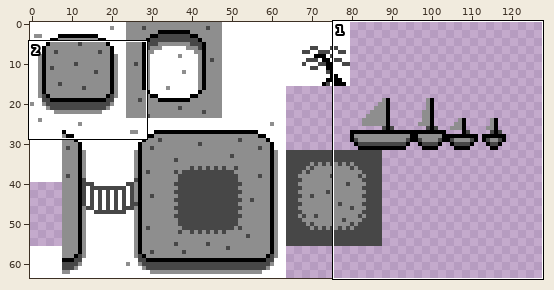
Edited in one commit: pixel-art file (Assets/island-tiles.ase). Above: a wide view before the commit, with the close-up outlined.
Close-up. Old version:
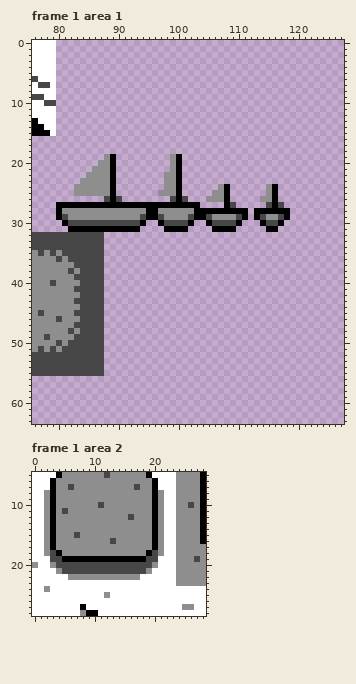
128x64 pixels, 2 frames. Colours within 5 levels of each other are drawn and written as one. Shown: frame 1 area 1: x 76..127, y 0..63; frame 1 area 2: x 0..28, y 5..28.
And afterwards:
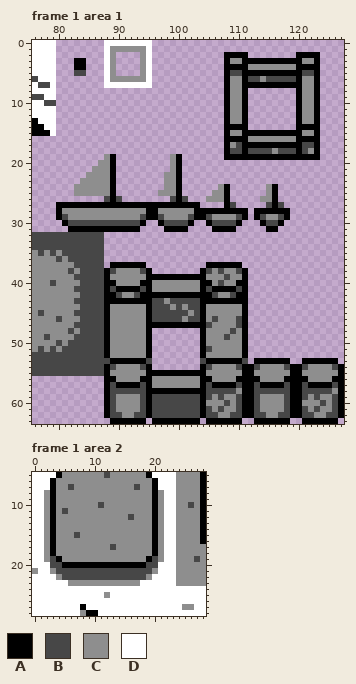
Palette (. is transparent): A #000000  B #474747  C #8e8e8e  D #ffffff
Changes in this commit:
Changed rows in their new state; - is an unchanged pixel.
Frame 1 area 1, layer "Layer 1":
first column x 83:
 0 -----DDDDDDDD----------------------------
 1 -----DCCCCCCD----------------------------
 2 -----DC----CD------------AAAA--------AAAA
 3 AA---DC----CD------------ACCAAAAAAAAAACCA
 4 AA---DC----CD------------AAAACCCCCCCCAAAA
 5 BB---DC----CD------------ABBAAAAAAAAAABBA
 6 -----DCCCCCCD------------ACCABBCBBBBBACCA
 7 -----DDDDDDDD------------ACCAAAAAAAAAACCA
 8 -------------------------ACCA--------ACCA
 9 -------------------------ACCA--------ACCA
10 -------------------------ACCA--------ACCA
11 -------------------------ACCA--------ACCA
12 -------------------------ACCA--------ACCA
13 -------------------------ACCA--------ACCA
14 -------------------------AAAA--------AAAA
15 -------------------------ACCAAAAAAAAAACCA
16 -------------------------AAAACCCCCCCCAAAA
17 -------------------------ACBAAAAAAAAAABBA
18 -------------------------ABBABBBBCBBBABCA
19 -------------------------AAAAAAAAAAAAAAAA
first column x 88:
37 -AAAAAA----------AAAAAA-----------------
38 ABCCCCBA--------ABCBCCBA----------------
39 ACCCCCCAAAAAAAAAACCCBCCA----------------
40 AACCCCAACCCCCCCCAACBCCAA----------------
41 ABAAAABACCCCCCCCABAAAABA----------------
42 AABCCBAAAAAAAAAAAABCCBAA----------------
43 AAAAAAAABBCBBBBBAAAAAAAA----------------
44 ACCCCCCABBBCBCBBACCCCCCA----------------
45 ACCCCCCABBBBBBCBACCCCCCA----------------
46 ACCCCCCABBBBBCBBACBCCCBA----------------
47 ACCCCCCAAAAAAAAAABCCCCBA----------------
48 ACCCCCCA--------ACCCCBCA----------------
49 ACCCCCCA--------ACCCBCCA----------------
50 ACCCCCCA--------ACCCCCCA----------------
51 ACCCCCCA--------ABCCCCCA----------------
52 ACCCCCCA--------ACCCCCCA----------------
53 BAAAAAAB--------BAAAAAAB-AAAAAA--AAAAAA-
54 ABCCCCBA--------ABCCCCBAABCCCCBAABCCCCBA
55 ACCCCCCAAAAAAAAAACCCCCCAACCCCCCAACCCCCCA
56 AACCCCAACCCCCCCCAACCCCAAAACCCCAAAACCCCAA
57 ABAAAABACCCCCCCCABAAAABAABAAAABAABAAAABA
58 ABBBBBBAAAAAAAAAABBBBBCAABBBBBBAABBBBBCA
59 ABCCCCBABBBBBBBBABCBCCBAABCCCCBAABCBCCBA
60 ABCCCCBABBBBBBBBACCCBCBAABCCCCBAACCCBCBA
61 ABCCCCBABBBBBBBBABCBCCBAABCCCCBAABCBCCBA
62 ABBCCBBABBBBBBBBABBCCBBAABBCCBBAABBCCBBA
63 -AAAAAA-AAAAAAAA-AAAAAA--AAAAAA--AAAAAA-
Frame 1 area 2, layer "Layer 1":
first column x 0:
16 -------------C--------
17 -------------B--------
18 ---AC--------------CA-
19 --C-ACCCCCCCCCCCCCCA-C
20 D--B-AAAAAAAAAAAAAA-B-
21 C--CB--------------BC-
22 ----CBBBBBBBBBBBBBBC--
23 ------CCCCCCCCCCCC----
24 --D-------------------
Pixel boxes of the changes (left, top, right, bottom) in both close-ups:
added: (104, 40, 152, 88)
added: (224, 52, 320, 160)
added: (74, 58, 86, 76)
added: (104, 262, 344, 424)
changed: (32, 538, 164, 592)
